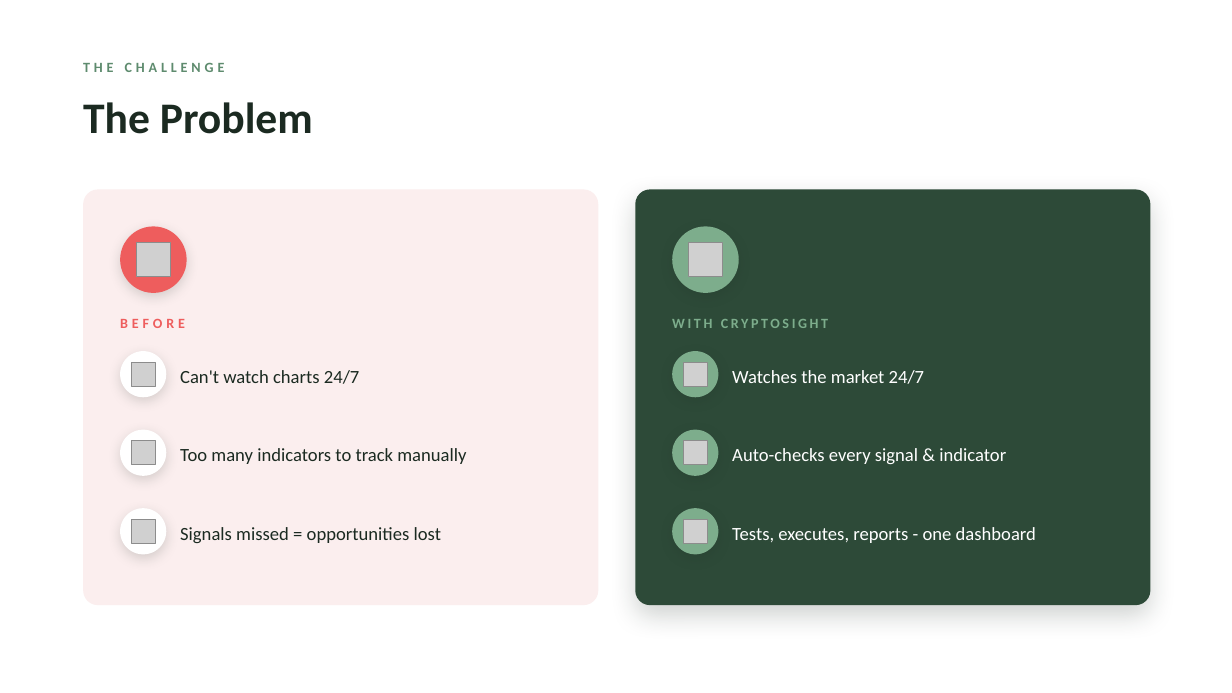
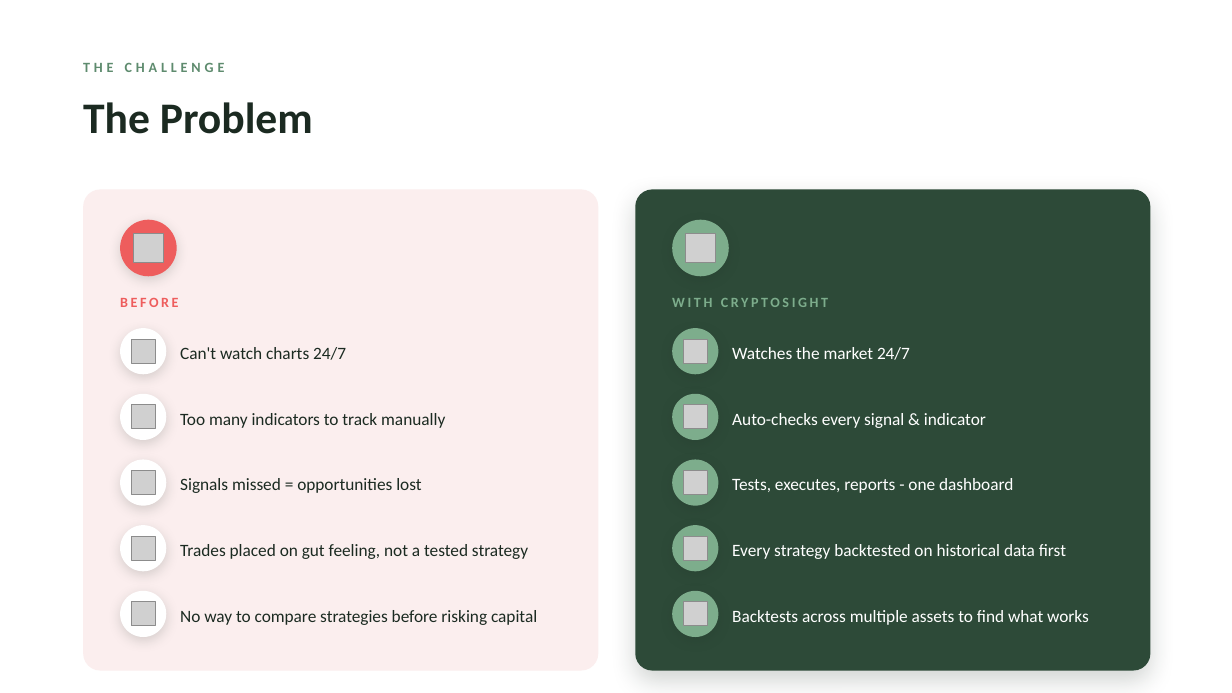
Before and after one commit to 21Afnan/cryptosight, a slide deck: slide 3 of docs/CryptoSight_Presentation.pptx. Drawn at 1232x693 pixels with LibreOffice and Linux fonts; fonts in the diff are those of the drawing; grey boxes stand for pictures; background and template pictures are left out. Boxes give left, top, right and bottom in pixels: in the first picture for what was removed or moved away, otherwise in the second. Text is boxed around its words. In the diff, an @@ line names an element or a change of style, - is before the commit and + after.

```diff
--- a/docs/CryptoSight_Presentation.pptx
+++ b/docs/CryptoSight_Presentation.pptx
@@ rounded rectangle resized from (x1=83, y1=189, x2=599, y2=605) to (x1=83, y1=189, x2=599, y2=671) @@
@@ rounded rectangle resized from (x1=636, y1=189, x2=1152, y2=605) to (x1=636, y1=189, x2=1152, y2=671) @@
@@ ellipse resized from (x1=120, y1=226, x2=187, y2=293) to (x1=120, y1=220, x2=177, y2=276) @@
@@ picture resized from (x1=136, y1=242, x2=170, y2=276) to (x1=134, y1=234, x2=164, y2=263) @@
@@ ellipse resized from (x1=673, y1=226, x2=739, y2=293) to (x1=673, y1=220, x2=729, y2=276) @@
@@ picture resized from (x1=689, y1=242, x2=723, y2=276) to (x1=686, y1=234, x2=715, y2=263) @@
@@ text "BEFORE" moved from (x1=120, y1=319, x2=185, y2=328) to (x1=120, y1=298, x2=179, y2=307) @@
@@ text "BEFORE" at (x1=120, y1=298, x2=179, y2=307): letter spacing 3 to 2 pt @@
@@ text "WITH CRYPTOSIGHT" moved from (x1=672, y1=319, x2=828, y2=328) to (x1=672, y1=298, x2=828, y2=307) @@
@@ 2 pictures, 2 texts, 2 ellipses moved together from (x1=120, y1=351, x2=924, y2=397) to (x1=120, y1=328, x2=910, y2=374) @@
@@ text "Too many indicators to track ..." moved from (x1=180, y1=448, x2=466, y2=464) to (x1=180, y1=413, x2=445, y2=428) @@
@@ text "Auto-checks every signal & indicator" moved from (x1=732, y1=448, x2=1006, y2=464) to (x1=732, y1=413, x2=986, y2=428) @@
@@ ellipse added at (x1=120, y1=394, x2=166, y2=440), fill #FFFFFF @@
@@ picture added at (x1=131, y1=405, x2=155, y2=429) @@
@@ ellipse added at (x1=673, y1=394, x2=719, y2=440), fill #7DAD8C @@
@@ picture added at (x1=683, y1=405, x2=707, y2=429) @@
@@ text "Signals missed = opportunities lost" moved from (x1=180, y1=527, x2=441, y2=543) to (x1=180, y1=478, x2=421, y2=493) @@
@@ 2 pictures, 2 ellipses moved together from (x1=120, y1=430, x2=719, y2=476) to (x1=120, y1=459, x2=719, y2=506) @@
@@ size 14.5 to 13.5 pt in 6 elements at (x1=180, y1=347, x2=346, y2=360), (x1=732, y1=347, x2=910, y2=360), (x1=180, y1=413, x2=445, y2=428), (x1=732, y1=413, x2=986, y2=428), (x1=180, y1=478, x2=421, y2=493), (x1=732, y1=478, x2=1013, y2=493) @@
@@ text "Tests, executes, reports - one ..." moved from (x1=732, y1=527, x2=1036, y2=543) to (x1=732, y1=478, x2=1013, y2=493) @@
@@ 2 pictures, 2 ellipses moved together from (x1=120, y1=508, x2=719, y2=555) to (x1=120, y1=525, x2=719, y2=571) @@
@@ text added at (x1=180, y1=544, x2=528, y2=559), 13.5 pt, text #1B2A21 @@
+Trades placed on gut feeling, not a tested strategy
@@ text added at (x1=732, y1=544, x2=1066, y2=559), 13.5 pt, text #FFFFFF @@
+Every strategy backtested on historical data first
@@ ellipse added at (x1=120, y1=591, x2=166, y2=637), fill #FFFFFF @@
@@ ellipse added at (x1=673, y1=591, x2=719, y2=637), fill #7DAD8C @@
@@ picture added at (x1=131, y1=602, x2=155, y2=626) @@
@@ text added at (x1=180, y1=610, x2=537, y2=625), 13.5 pt, text #1B2A21 @@
+No way to compare strategies before risking capital
@@ picture added at (x1=683, y1=602, x2=707, y2=626) @@
@@ text added at (x1=732, y1=610, x2=1089, y2=625), 13.5 pt, text #FFFFFF @@
+Backtests across multiple assets to find what works
```
Also in this commit, not shown: 3 other slides changed, 2 other files.
